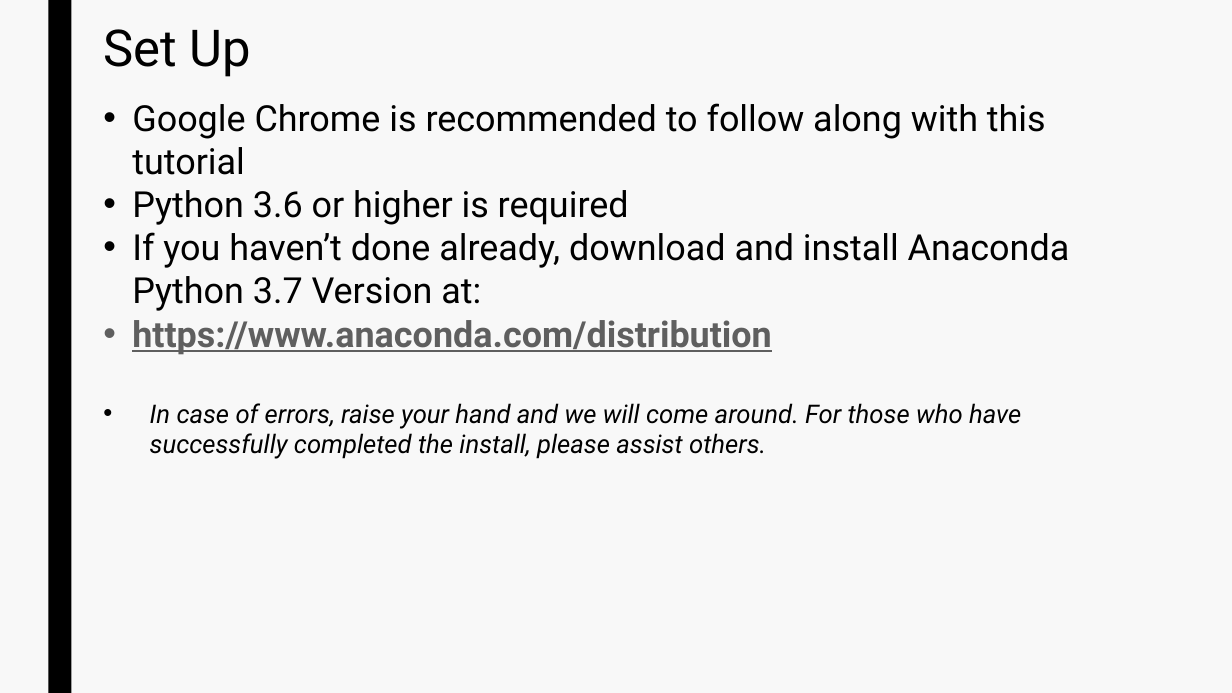
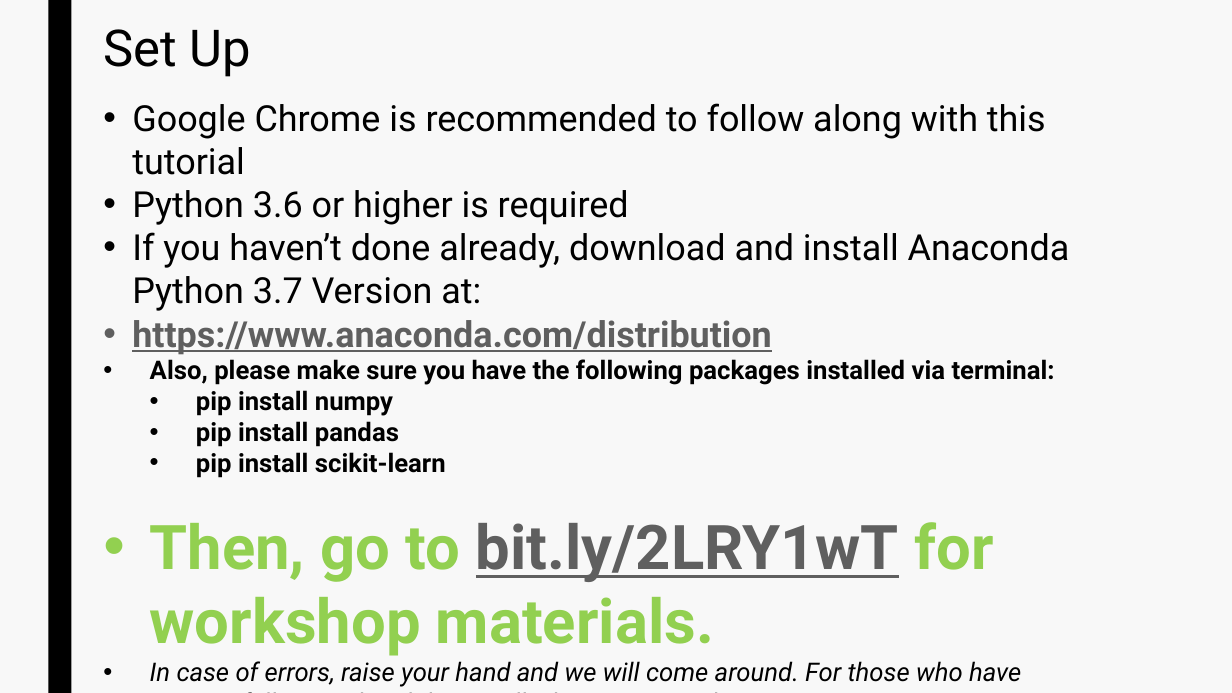
Before and after one commit to devkosal/python_intro_workshop, a slide deck: slide 3 of Intro to Python.pptx. Drawn at 1232x693 pixels with LibreOffice and Linux fonts; fonts in the diff are those of the drawing. Boxes give left, top, right and bottom in pixels: in the first picture for what was removed or moved away, otherwise in the second. Text is boxed around its words. In the diff, an @@ line names an element or a change of style, - is before the commit and + after.

```diff
--- a/Intro to Python.pptx
+++ b/Intro to Python.pptx
@@ text at (150, 359, 1055, 656): paragraphs added @@
+• Also, please make sure you have the following packages installed via terminal:
+  • pip install numpy
+  • pip install pandas
+  • pip install scikit-learn
+• Then, go to bit.ly/2LRY1wT for workshop materials.
```
Also in this commit, not shown: 3 other slides changed, 1 slide added, 3 other files.
